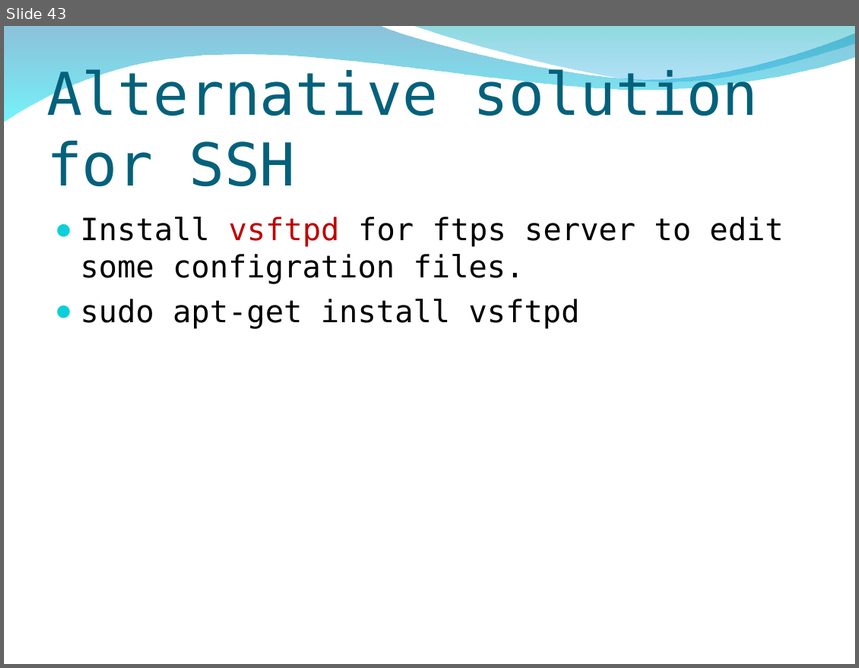
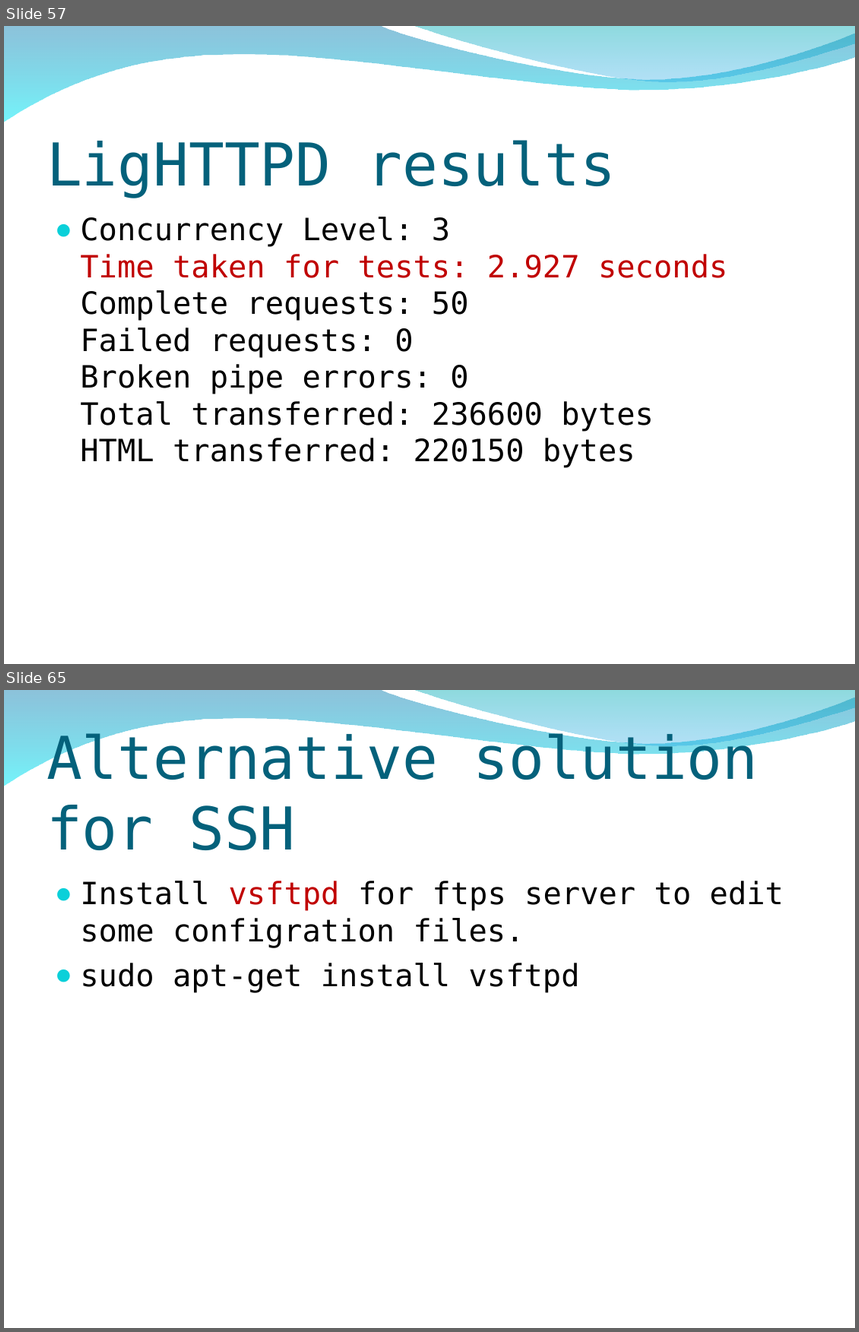
Before and after one commit to peter279k/regular_meeting, a slide deck: Proot.ppt. Shown one above the other, each under a label of ours: slide 43 before the commit, slides 57 and 65 after it; the slides between them are not shown. The pictures are 859x668 and 859x1332 pixels, drawn with LibreOffice and Linux fonts; fonts in the diff are those of the drawing; background and template pictures are left out. Boxes give left, top, right and bottom in pixels: in the first picture for what was removed or moved away, otherwise in the second. Text is boxed around its words. In the diff, an @@ line names an element or a change of style, - is before the commit and + after.

```diff
--- a/Proot.ppt
+++ b/Proot.ppt
@@ slide 57 added at (4,26,855,664), background picture (left out); not listed: 2 template elements that a slide beside it also shows @@
@@ title added at (47,140,616,198), 50 pt, text #04617B @@
+LigHTTPD results
@@ text added at (80,217,728,468), 26 pt, text #000000 @@
+● Concurrency Level: 3
+  Time taken for tests: 2.927 seconds
+  Complete requests: 50
+  Failed requests: 0
+  Broken pipe errors: 0
+  Total transferred: 236600 bytes
+  HTML transferred: 220150 bytes
@@ what was slide 43 is now slide 65 @@
```
Also in this commit, not shown: 2 slides changed, 22 other slides added.
